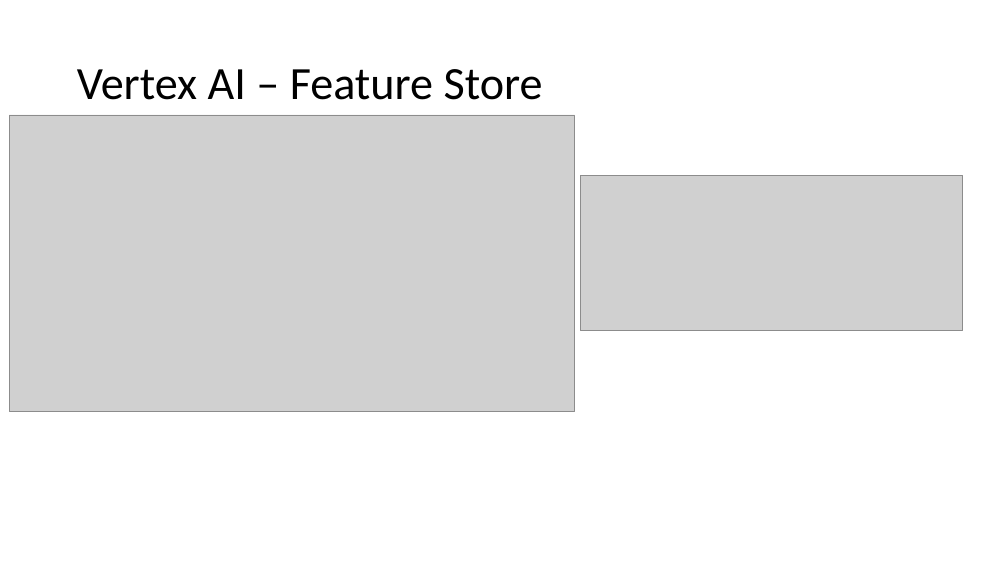
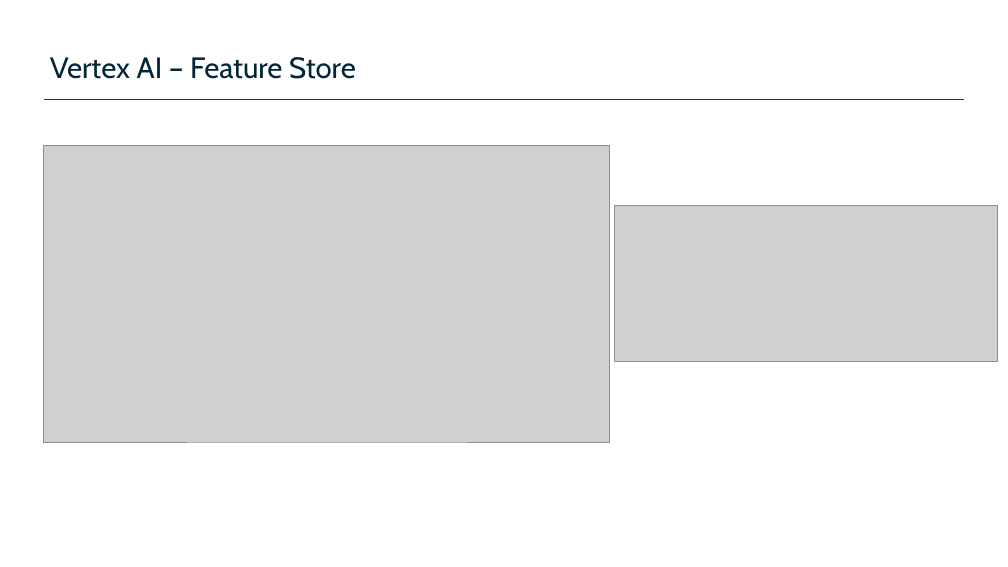
Before and after one commit to plperez626/MLOps-Introductory-Course-on-GCP, a slide deck: slide 6 of slides/2_flowml-on-gcp/gcp_mlops_vertexai_supaero.pptx (slide 7 before the commit). Drawn at 1008x567 pixels with LibreOffice and Linux fonts; fonts in the diff are those of the drawing; grey boxes stand for pictures; background and template pictures are left out. Boxes give left, top, right and bottom in pixels: in the first picture for what was removed or moved away, otherwise in the second. Text is boxed around its words. In the diff, an @@ line names an element or a change of style, - is before the commit and + after.

```diff
--- a/slides/2_flowml-on-gcp/gcp_mlops_vertexai_supaero.pptx
+++ b/slides/2_flowml-on-gcp/gcp_mlops_vertexai_supaero.pptx
@@ title "Vertex AI – Feature Store": place and size @@
-title "Vertex AI – Feature Store" at [77,69,543,100]
+title "Vertex AI – Feature Store" at [50,57,356,79]
@@ title "Vertex AI – Feature Store" at [50,57,356,79]: size 44 to 28 pt, font Calibri to Cabin, text colour #000000 to #00263A; line spacing 0.9 to 1; vertical alignment middle to bottom @@
@@ line added from (44, 99) to (965, 99), #273457 0.5 pt @@
@@ picture: place and size @@
-picture at [9,115,575,412]
+picture at [44,145,609,442]
@@ picture: place and size @@
-picture at [581,175,963,331]
+picture at [615,206,997,361]
```
Also in this commit, not shown: 6 other slides changed, 8 slides added, 9 slides removed.
